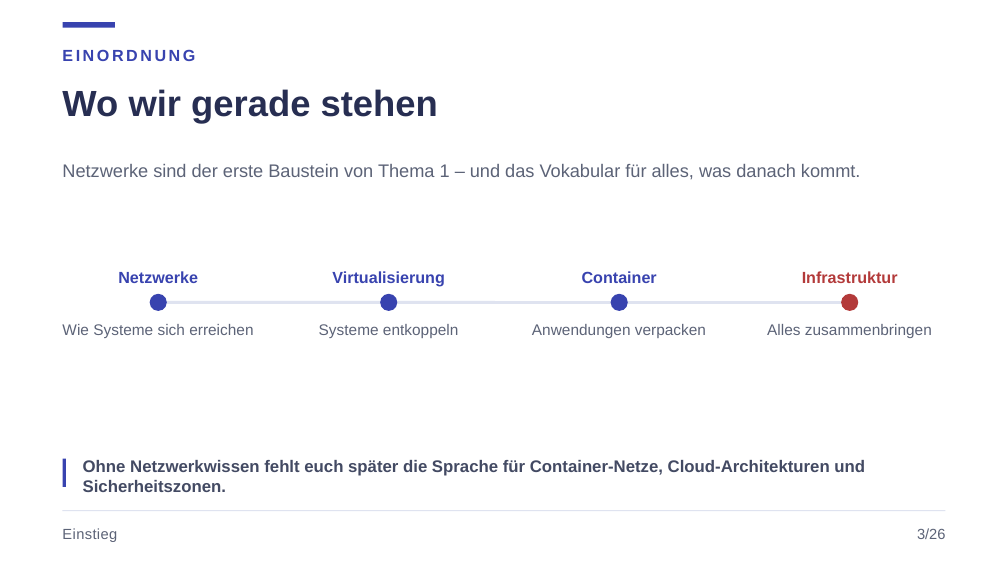
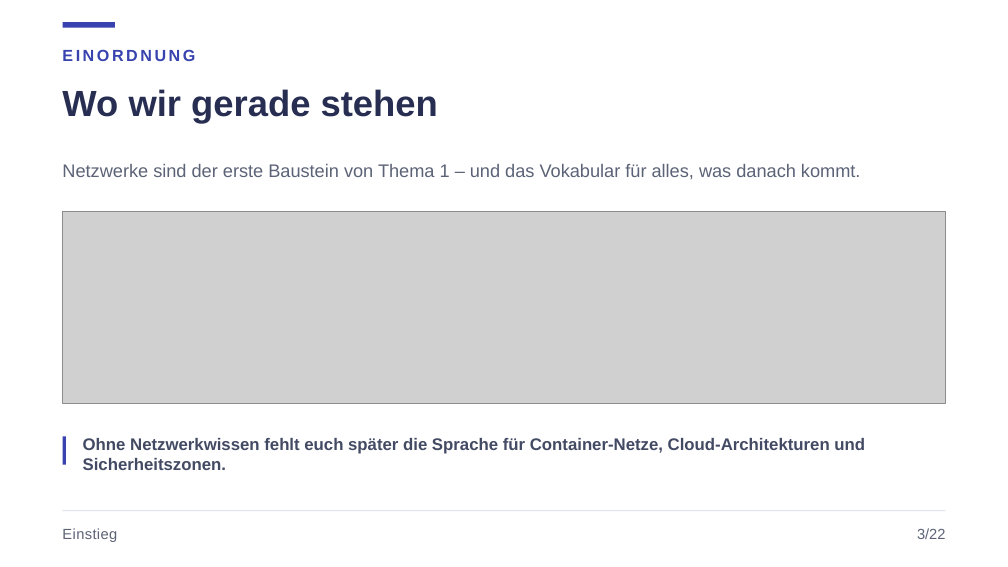
Before and after one commit to JacobMenge/kurs-unterlagen, a slide deck: slide 4 of folien/dist/01-netzwerke-grundlagen.pptx. Drawn at 1008x567 pixels with LibreOffice and Linux fonts; fonts in the diff are those of the drawing; grey boxes stand for pictures. Boxes give left, top, right and bottom in pixels: in the first picture for what was removed or moved away, otherwise in the second. Text is boxed around its words. In the diff, an @@ line names an element or a change of style, - is before the commit and + after.

Commit message:
netzwerke: schaubilder statt textkarten, befehle je betriebssystem getrennt, online-kontext korrigiert

```diff
--- a/folien/dist/01-netzwerke-grundlagen.pptx
+++ b/folien/dist/01-netzwerke-grundlagen.pptx
@@ picture added at box(62, 212, 946, 403) @@
@@ text removed at box(118, 271, 198, 283) @@
-Netzwerke
@@ ellipse removed at box(150, 294, 167, 311) @@
@@ text removed at box(332, 271, 444, 286) @@
-Virtualisierung
@@ ellipse removed at box(380, 294, 397, 311) @@
@@ text removed at box(582, 271, 657, 283) @@
-Container
@@ ellipse removed at box(611, 294, 628, 311) @@
@@ text removed at box(802, 271, 898, 283) @@
-Infrastruktur
@@ ellipse removed at box(842, 294, 859, 311) @@
@@ text removed at box(62, 324, 253, 338) @@
-Wie Systeme sich erreichen
@@ line removed from (158, 302) to (850, 302) @@
@@ text removed at box(319, 324, 458, 338) @@
-Systeme entkoppeln
@@ text removed at box(532, 324, 706, 338) @@
-Anwendungen verpacken
@@ text removed at box(767, 324, 932, 338) @@
-Alles zusammenbringen
@@ rectangle: place and size @@
-rectangle at box(62, 459, 67, 487)
+rectangle at box(62, 436, 67, 465)
@@ text "Ohne Netzwerkwissen fehlt euch später ...": place and size @@
-text "Ohne Netzwerkwissen fehlt euch später ..." at box(83, 460, 865, 492)
+text "Ohne Netzwerkwissen fehlt euch später ..." at box(83, 438, 865, 470)
@@ text at box(917, 528, 945, 539): text changed @@
-3/26
+3/22
```
Also in this commit, not shown: 16 other slides changed, 6 slides added, 10 slides removed, 22 other files.
